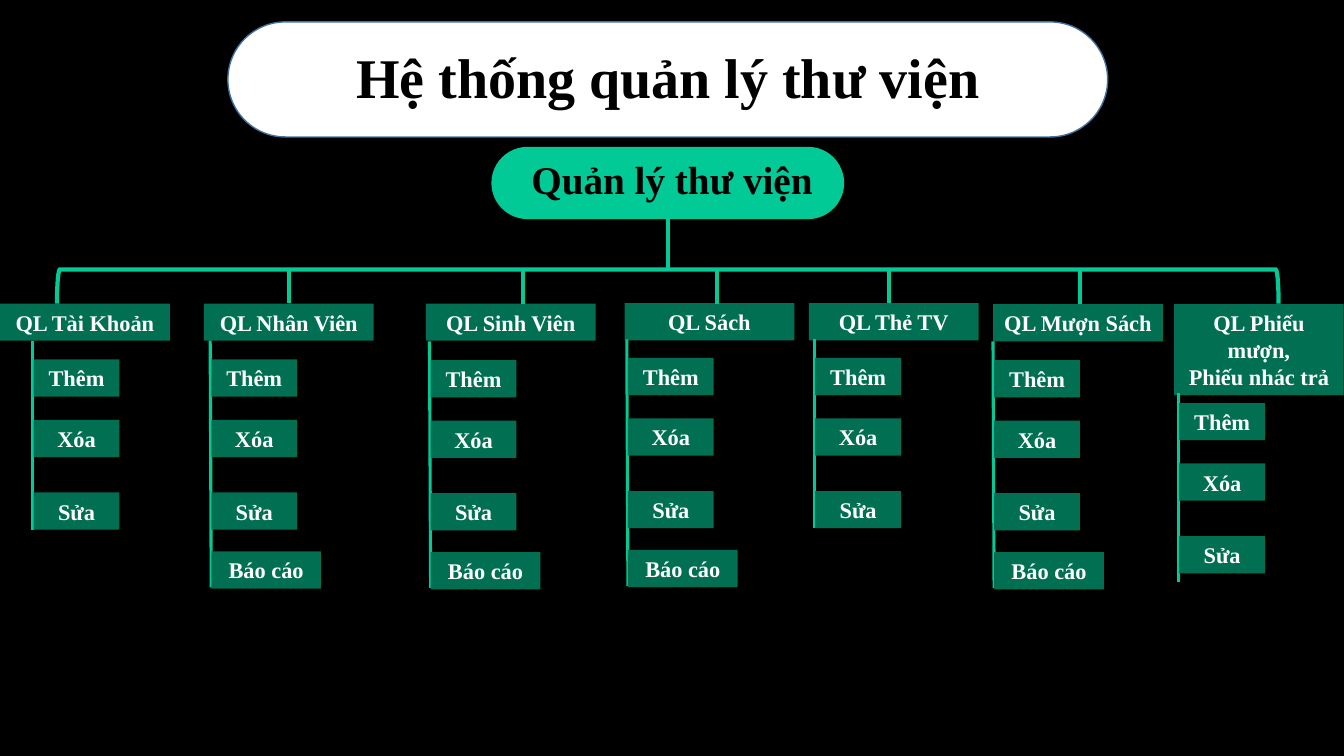
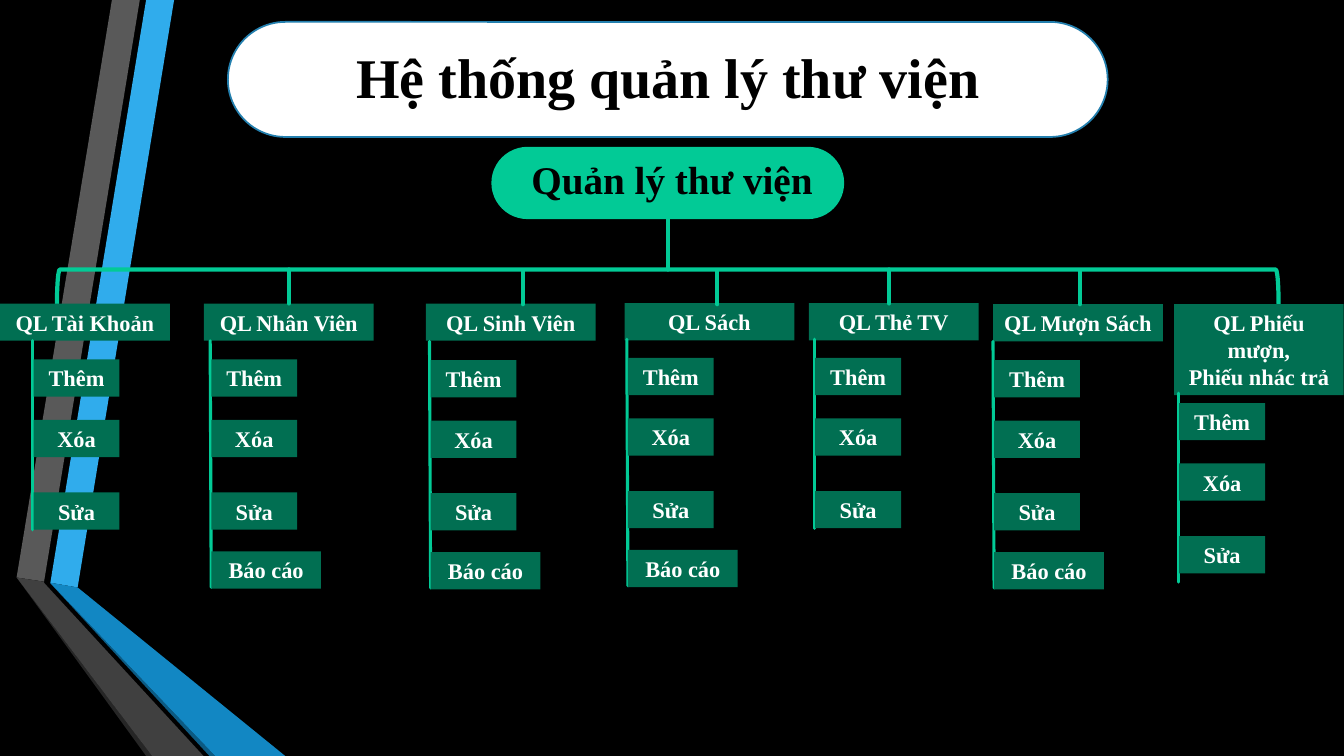
Before and after one commit to KVang05112002/QLYTHUVIEN, a slide deck: slide 5 of DoAn_QuanLyThuVien.pptx (slide 9 before the commit). Drawn at 1344x756 pixels with LibreOffice and Linux fonts; fonts in the diff are those of the drawing. Boxes give left, top, right and bottom in pixels: in the first picture for what was removed or moved away, otherwise in the second. Text is boxed around its words. In the diff, an @@ line names an element or a change of style, - is before the commit and + after.

```diff
--- a/DoAn_QuanLyThuVien.pptx
+++ b/DoAn_QuanLyThuVien.pptx
@@ rounded rectangle at box(228, 22, 1108, 137): outline #43739E 1 pt to #247FAF 1.25 pt @@
@@ group added at box(16, 0, 285, 756): 6 freeform shapes @@
```
Also in this commit, not shown: 5 other slides changed, 3 slides added, 8 slides removed, 13 other files.
